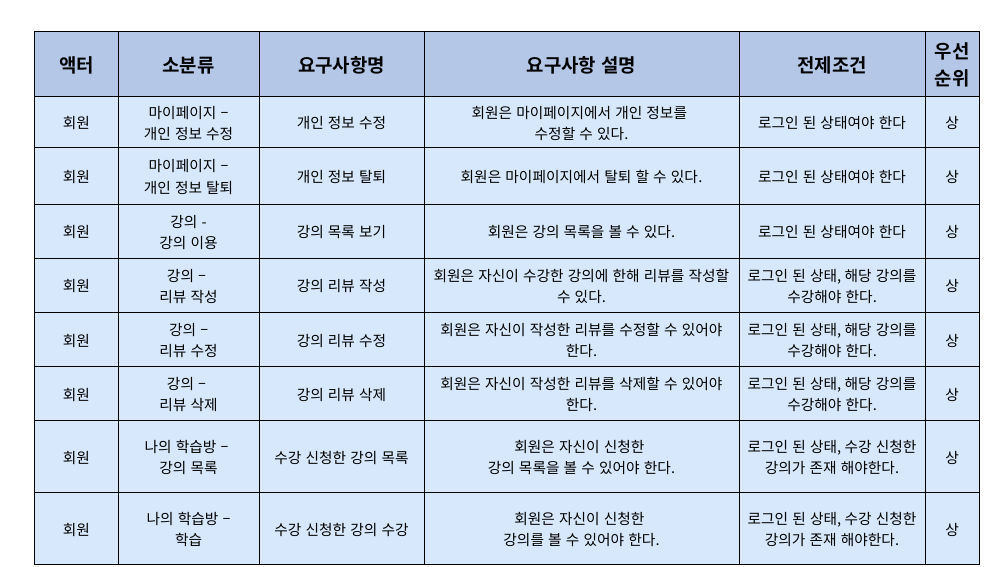
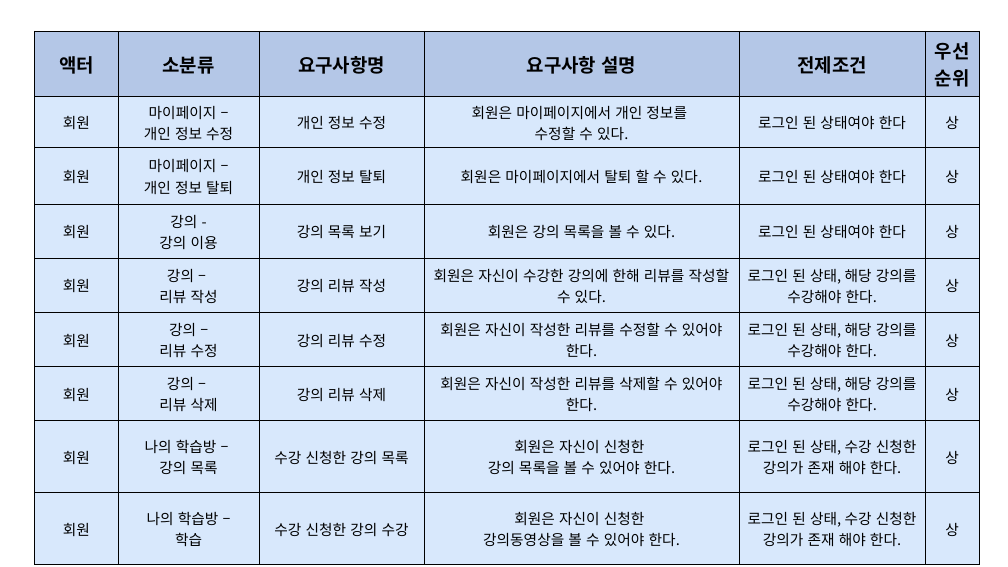
Before and after one commit to sedoll/team_pro4, a slide deck: slide 5 of output/요구사항_정의서/요구사항_정의서.pptx. Drawn at 1008x567 pixels with LibreOffice and Linux fonts; fonts in the diff are those of the drawing. Boxes give left, top, right and bottom in pixels: in the first picture for what was removed or moved away, otherwise in the second. Text is boxed around its words. In the diff, an @@ line names an element or a change of style, - is before the commit and + after.

```diff
--- a/output/요구사항_정의서/요구사항_정의서.pptx
+++ b/output/요구사항_정의서/요구사항_정의서.pptx
@@ table at (x1=35, y1=31, x2=980, y2=550) @@
-row 8, column 5: 로그인 된 상태, 수강 신청한 강의가 존재 해야한다.
+row 8, column 5: 로그인 된 상태, 수강 신청한 강의가 존재 해야 한다.
-row 9, column 4: 회원은 자신이 신청한 / 강의를 볼 수 있어야 한다.
+row 9, column 4: 회원은 자신이 신청한 / 강의동영상을 볼 수 있어야 한다.
-row 9, column 5: 로그인 된 상태, 수강 신청한 강의가 존재 해야한다.
+row 9, column 5: 로그인 된 상태, 수강 신청한 강의가 존재 해야 한다.
```
Also in this commit, not shown: 3 other slides changed, 5 other files.
